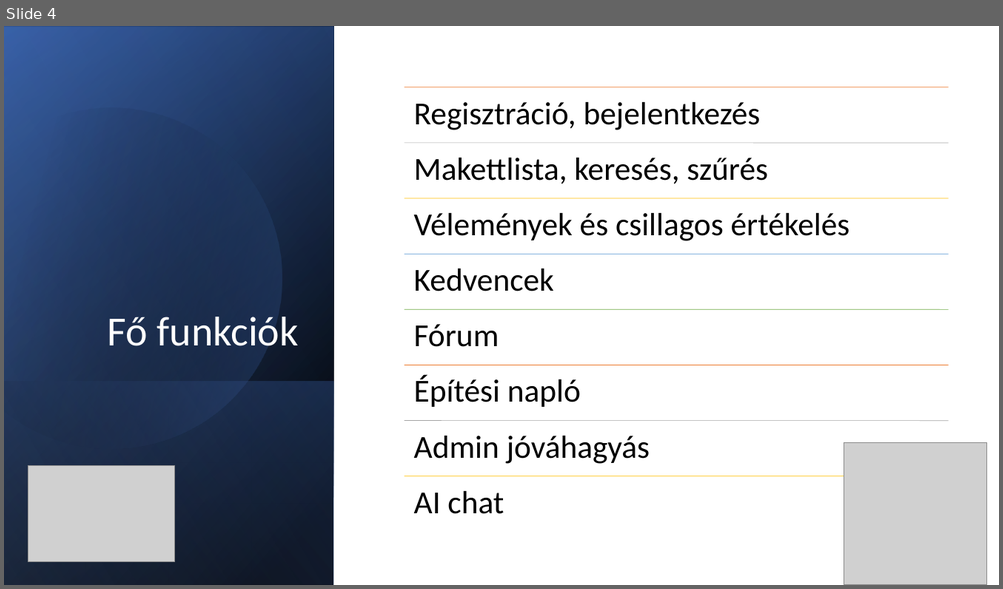
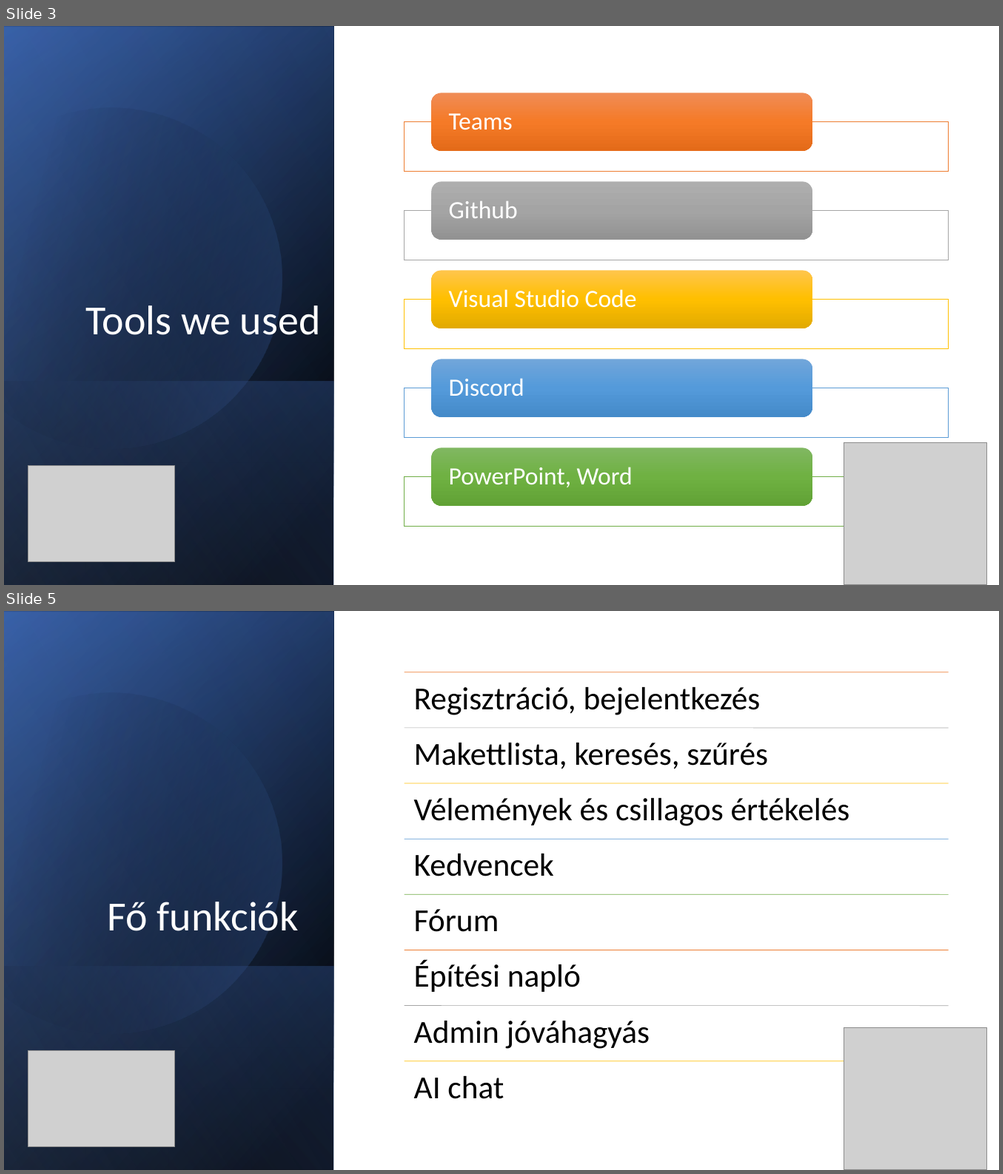
Before and after one commit to ClausPatrik/Makettoldal, a slide deck: MakettMester.pptx. Shown one above the other, each under a label of ours: slide 4 before the commit, slides 3 and 5 after it; the slides between them are not shown. The pictures are 1003x589 and 1003x1174 pixels, drawn with LibreOffice and Linux fonts; fonts in the diff are those of the drawing; grey boxes stand for pictures. Boxes give left, top, right and bottom in pixels: in the first picture for what was removed or moved away, otherwise in the second. Text is boxed around its words. In the diff, an @@ line names an element or a change of style, - is before the commit and + after.

```diff
--- a/MakettMester.pptx
+++ b/MakettMester.pptx
@@ slide 3 added at box(4, 26, 999, 585), background #FFFFFF @@
@@ rectangle added at box(4, 26, 334, 585), fill gradient #000000 to #2F5597 @@
@@ rectangle added at box(4, 27, 334, 585), fill gradient #000000 to #4472C4 @@
@@ rectangle added at box(4, 26, 334, 585), fill gradient #000000 to #8FAADC @@
@@ freeform shape added at box(4, 67, 323, 483), fill gradient #000000 to #4472C4 @@
@@ title added at box(85, 306, 320, 344), 40 pt, text #FFFFFF @@
+Tools we used
@@ rectangle added at box(4, 381, 334, 585), fill gradient #4472C4 to #000000 @@
@@ picture added at box(843, 443, 986, 585) @@
@@ picture added at box(28, 466, 175, 562) @@
@@ group added at box(404, 93, 948, 527): 5 rectangles, 5 rounded rectangles, 5 texts @@
+Teams
+Github
+Visual Studio Code
+Discord
+PowerPoint, Word
@@ what was slide 4 is now slide 5 @@
```
Also in this commit, not shown: 1 slide changed, 1 other slide added, 1 slide removed.
